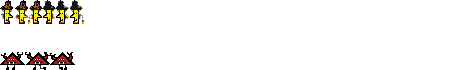
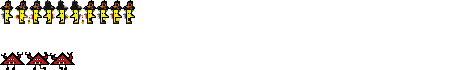
Two versions of the same layered image (450x70). Layer-by-layer changes:
painted on "spriteSheet.png" over box(83, 0, 135, 24)
